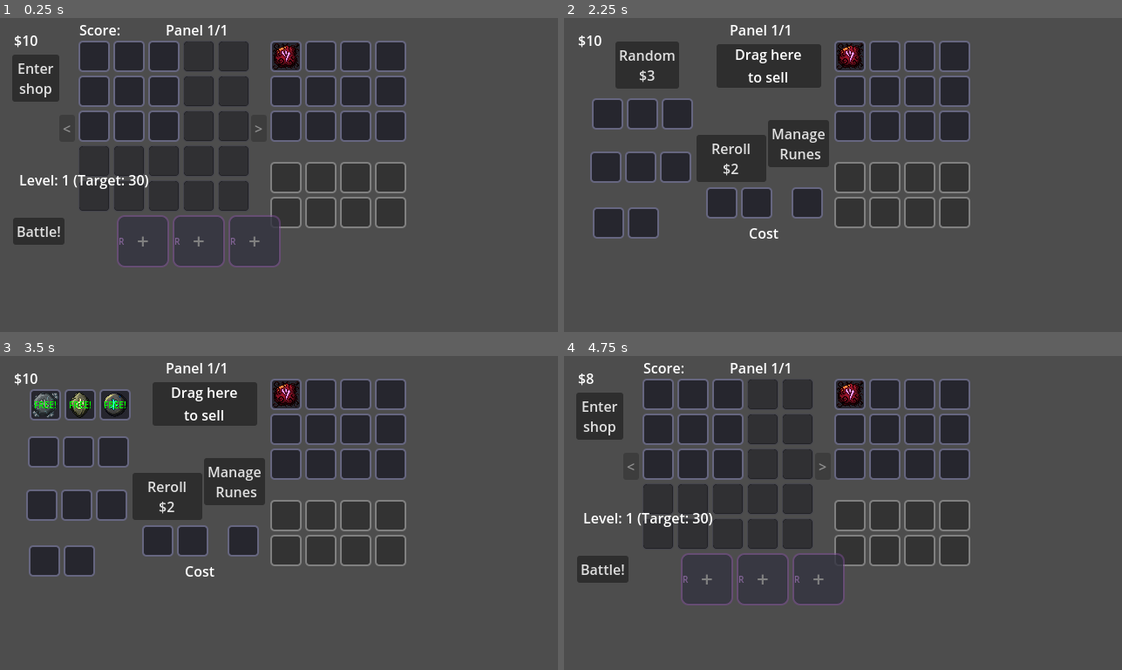
Above: before the commit, frames 1-4 (two rows, left to right).
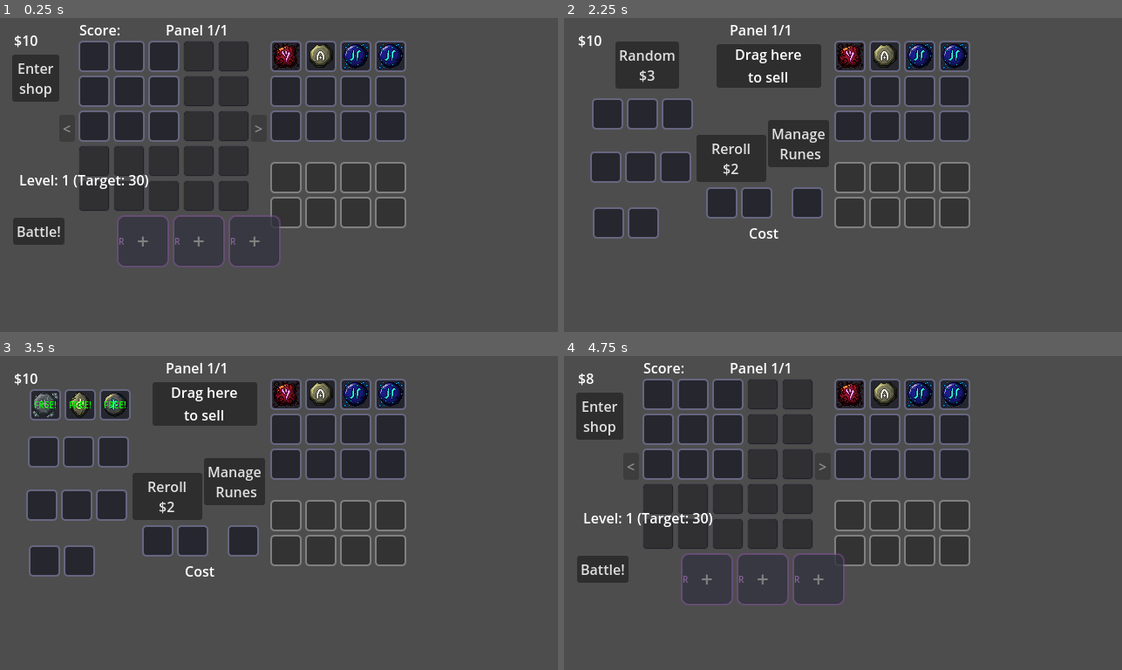
Above: after the commit, the same moments.

Repository: RenatoAAB/Runes
Game: Godot game, scene res://scenes/main.tscn
Two runs of this game, one before a commit and one after it. Both use one fixed random seed, a clock stepped at 60 frames per second and the inputs below.
Inputs:
- Up to frame 1 (0.25 s): no input
- Up to frame 2 (2.25 s): click "Enter shop" at 0.5 s; click "Manage Runes" at 1.25 s; click "Enter shop" at 2 s
- Up to frame 3 (3.5 s): click "Random $3" at 2.75 s
- Up to frame 4 (4.75 s): click "Reroll $2" at 3.5 s; click "Manage Runes" at 4.25 s

The runs differ from the first frame. In frame 1, 0.8% of the frame differs, in the area x 55-73%, y 8-17%; in frame 2, 0.8%; in frame 3, 0.8%; in frame 4, 0.8%.

Commit message:
sistema de detecção e punição de loops infinitos

Diff:
--- a/scenes/main.tscn
+++ b/scenes/main.tscn
@@ -7,7 +7,9 @@
 [ext_resource type="Script" uid="uid://s48ipf5uo7mv" path="res://scripts/data/rune_data.gd" id="5_muem4"]
 [ext_resource type="PackedScene" uid="uid://dh2haf4uh6kig" path="res://scenes/Slot.tscn" id="5_ya4ey"]
 [ext_resource type="Script" uid="uid://fdnstpi6guoh" path="res://scripts/ui/grid_highlighter.gd" id="6_eb6dy"]
+[ext_resource type="Resource" uid="uid://b6folj8yfdd3e" path="res://resources/runes/common/rune_air.tres" id="7_a8y0u"]
 [ext_resource type="Script" uid="uid://c212fo845qvri" path="res://scripts/ui/tooltip_manager.gd" id="7_trceg"]
+[ext_resource type="Resource" uid="uid://bpgga3tetlmun" path="res://resources/runes/common/rune_water.tres" id="8_jkv2x"]
 [ext_resource type="Script" uid="uid://2lm3cymbdyl3" path="res://scripts/ui/shop_ui.gd" id="11_shop"]
 [ext_resource type="Script" uid="uid://1napf1qi4oou" path="res://scripts/ui/sell_area.gd" id="12_sell"]
 [ext_resource type="Resource" uid="uid://b68ko7mf7bcei" path="res://resources/runes/uncommon/rune_obsidian.tres" id="16_og1vs"]
@@ -40,7 +42,7 @@
 script = ExtResource("1_o6xl0")
 inventory_manager = NodePath("../InventoryManager")
 base_target_score = 30
-initial_runes = Array[ExtResource("5_muem4")]([ExtResource("16_og1vs")])
+initial_runes = Array[ExtResource("5_muem4")]([ExtResource("16_og1vs"), ExtResource("7_a8y0u"), ExtResource("8_jkv2x"), ExtResource("8_jkv2x")])
 rune_drop_rates = ExtResource("18_pm3ni")
 
 [node name="InventoryManager" type="Node" parent="Managers"]
--- a/scripts/autoloads/event_bus.gd
+++ b/scripts/autoloads/event_bus.gd
@@ -48,6 +48,9 @@
 
 ## Emitted at round end (before cleanup)
 signal round_ending()
+
+## Emitted when an infinite loop is detected and broken
+signal infinite_loop_detected(event: InfiniteLoopEvent)
 
 # =============================================================================
 # STATE - Current battle/round tracking
@@ -154,6 +157,8 @@
 		_handle_planning_action(event as PlanningEvent)
 	elif event is EconomyEvent:
 		_handle_economy_transaction(event as EconomyEvent)
+	elif event is InfiniteLoopEvent:
+		_handle_infinite_loop(event as InfiniteLoopEvent)
 
 
 ## Convenience: emit a slot read event
@@ -228,6 +233,14 @@
 	current_money = event.balance_after
 
 	economy_transaction.emit(event)
+
+	# Debug output
+	if OS.is_debug_build():
+		print(event.get_summary())
+
+
+func _handle_infinite_loop(event: InfiniteLoopEvent) -> void:
+	infinite_loop_detected.emit(event)
 
 	# Debug output
 	if OS.is_debug_build():
--- /dev/null
+++ b/scripts/core/events/infinite_loop_event.gd
@@ -0,0 +1,44 @@
+class_name InfiniteLoopEvent
+extends GameEvent
+
+## Event emitted when an infinite loop is detected and resolved.
+## Contains information about the loop cycle and the runes that were destroyed.
+
+## Size of the detected cycle (e.g., 3 for A→B→C→A→B→C...)
+var loop_cycle_length: int = 0
+
+## Number of repetitions that were detected before breaking the loop
+var loop_repetitions_detected: int = 0
+
+## Runes that were destroyed to break the loop
+## Each entry is {rune_id: StringName, slot_position: Vector2i}
+var runes_destroyed: Array[Dictionary] = []
+
+## Runes that were disabled (if indestructible) instead of destroyed
+## Each entry is {rune_id: StringName, slot_position: Vector2i}
+var runes_disabled: Array[Dictionary] = []
+
+## Total number of infinite loops detected this round (cumulative)
+var total_loops_this_round: int = 0
+
+
+func get_event_type() -> StringName:
+	return &"InfiniteLoopEvent"
+
+
+func to_dict() -> Dictionary:
+	var base := super.to_dict()
+	base["loop_cycle_length"] = loop_cycle_length
+	base["loop_repetitions_detected"] = loop_repetitions_detected
+	base["runes_destroyed"] = runes_destroyed.duplicate()
+	base["runes_disabled"] = runes_disabled.duplicate()
+	base["total_loops_this_round"] = total_loops_this_round
+	return base
+
+
+func get_summary() -> String:
+	var destroyed_count := runes_destroyed.size()
+	var disabled_count := runes_disabled.size()
+	return "[InfiniteLoopEvent] Cycle of %d runes repeated %dx. Destroyed: %d, Disabled: %d. Total loops: %d" % [
+		loop_cycle_length, loop_repetitions_detected, destroyed_count, disabled_count, total_loops_this_round
+	]
--- a/scripts/logic/battle_context.gd
+++ b/scripts/logic/battle_context.gd
@@ -211,6 +211,16 @@
 func record_reader_jump(target_index: int) -> void:
 	if target_index in visited_slots:
 		infinite_loops_detected += 1
+
+
+## Record an infinite loop detected by the InfiniteLoopDetector.
+## Called by Reader when a cyclic pattern is confirmed and broken.
+func record_infinite_loop(loop_data: Dictionary) -> void:
+	infinite_loops_detected += 1
+	var cycle_length: int = loop_data.get("cycle_length", 0)
+	print("[BattleContext] Infinite loop #%d recorded: %d runes in cycle" % [
+		infinite_loops_detected, cycle_length
+	])
 
 
 ## Analyze planning events to compute how many runes were moved.
--- /dev/null
+++ b/scripts/logic/infinite_loop_detector.gd
@@ -0,0 +1,155 @@
+class_name InfiniteLoopDetector
+extends RefCounted
+
+## Detects cyclic activation patterns in the reader sequence.
+## Uses pattern matching to identify when the same sequence of runes is being
+## activated repeatedly, indicating an infinite loop.
+
+## Única constante de design: quantas repetições do ciclo confirmam um loop real.
+## Valores menores = detecção mais rápida, mas risco de falso positivo.
+## Valores maiores = mais seguro, mas o loop roda mais tempo antes de ser interrompido.
+## 10 garante confiança alta: um ciclo A→B→C precisa repetir 10 vezes (30 ativações).
+const MIN_REPETITIONS: int = 10
+
+## Derivados do grid — calculados em _init():
+## O maior ciclo possível é o painel inteiro (5×5 = 25 runas).
+## O buffer precisa caber MIN_REPETITIONS ciclos completos para detecção.
+var max_cycle_length: int = 25
+var buffer_size: int = 250
+
+## Buffer circular de ativações: [{rune_id, slot_position, remaining_activations}]
+var activation_buffer: Array[Dictionary] = []
+
+## Loops detectados durante esta sessão
+var detected_loops: Array[Dictionary] = []
+
+
+func _init() -> void:
+	# GridManager.GRID_SIZE is 5, so max_cycle_length = 25
+	max_cycle_length = 5 * 5  # Hardcoded to avoid dependency on GridManager class
+	buffer_size = max_cycle_length * MIN_REPETITIONS  # 250
+
+
+## Records an activation in the buffer.
+## Call this after each rune activation in the reader.
+func record_activation(rune_id: StringName, slot_position: Vector2i, remaining_activations: int) -> void:
+	var entry := {
+		"rune_id": rune_id,
+		"slot_position": slot_position,
+		"remaining_activations": remaining_activations
+	}
+	activation_buffer.append(entry)
+
+	# Trim buffer if it exceeds max size
+	if activation_buffer.size() > buffer_size:
+		activation_buffer.pop_front()
+
+	print("[InfiniteLoopDetector] Recorded: %s at %s (remaining: %d)" % [
+		rune_id, str(slot_position), remaining_activations
+	])
+
+
+## Checks for a cyclic pattern in the activation buffer.
+## Returns {} if no loop detected, or a Dictionary with loop data:
+## {cycle_runes: Array[StringName], cycle_slots: Array[Vector2i], cycle_length: int, repetitions: int}
+func check_for_loop() -> Dictionary:
+	var buf_size := activation_buffer.size()
+
+	# Need at least MIN_REPETITIONS * 2 activations for the smallest cycle (length 2)
+	if buf_size < MIN_REPETITIONS * 2:
+		return {}
+
+	print("[InfiniteLoopDetector] Checking for loops... buffer_size=%d" % buf_size)
+
+	# Test each possible cycle length from smallest (2) to largest
+	for k in range(2, max_cycle_length + 1):
+		var required_size := k * MIN_REPETITIONS
+		if buf_size < required_size:
+			continue
+
+		var loop_data := _check_cycle_length(k, required_size)
+		if not loop_data.is_empty():
+			return loop_data
+
+	return {}
+
+
+## Helper: Check if the last (k * MIN_REPETITIONS) entries form a repeating cycle of length k.
+func _check_cycle_length(k: int, required_size: int) -> Dictionary:
+	var buf_size := activation_buffer.size()
+	var start_idx := buf_size - required_size
+
+	# Extract the base pattern (first k entries in the window)
+	var base_pattern: Array[StringName] = []
+	for i in range(k):
+		base_pattern.append(activation_buffer[start_idx + i]["rune_id"])
+
+	print("[InfiniteLoopDetector] Testing cycle_length=%d... pattern=%s" % [k, str(base_pattern)])
+
+	# Check if this pattern repeats MIN_REPETITIONS times
+	for rep in range(1, MIN_REPETITIONS):
+		var rep_start := start_idx + rep * k
+		for i in range(k):
+			var entry := activation_buffer[rep_start + i]
+			if entry["rune_id"] != base_pattern[i]:
+				# Pattern doesn't match at this repetition
+				return {}
+
+	print("[InfiniteLoopDetector] Pattern repeated %d/%d times. Checking activation stability..." % [
+		MIN_REPETITIONS, MIN_REPETITIONS
+	])
+
+	# Verify that remaining_activations are stable (not decreasing = true infinite loop)
+	# Compare the first and last repetition
+	var is_stable := _check_activation_stability(start_idx, k)
+	if not is_stable:
+		print("[InfiniteLoopDetector] Activations are decreasing, loop will converge naturally")
+		return {}
+
+	# Loop confirmed! Extract cycle data
+	var cycle_runes: Array[StringName] = []
+	var cycle_slots: Array[Vector2i] = []
+	for i in range(k):
+		var entry := activation_buffer[start_idx + i]
+		cycle_runes.append(entry["rune_id"])
+		cycle_slots.append(entry["slot_position"])
+
+	var loop_data := {
+		"cycle_runes": cycle_runes,
+		"cycle_slots": cycle_slots,
+		"cycle_length": k,
+		"repetitions": MIN_REPETITIONS
+	}
+
+	detected_loops.append(loop_data)
+
+	print("[InfiniteLoopDetector] LOOP DETECTED: cycle_length=%d, runes=%s" % [k, str(cycle_runes)])
+
+	return loop_data
+
+
+## Helper: Check if activations are stable across repetitions.
+## Returns true if remaining_activations are NOT decreasing (true infinite loop).
+func _check_activation_stability(start_idx: int, k: int) -> bool:
+	# Compare remaining_activations between first and last repetition
+	for i in range(k):
+		var first_entry := activation_buffer[start_idx + i]
+		var last_entry := activation_buffer[start_idx + (MIN_REPETITIONS - 1) * k + i]
+
+		# If activations are decreasing, the loop will eventually end naturally
+		if last_entry["remaining_activations"] < first_entry["remaining_activations"]:
+			return false
+
+	return true
+
+
+## Returns the total number of loops detected during this session.
+func get_total_loops_detected() -> int:
+	return detected_loops.size()
+
+
+## Clears the buffer and detected loops. Call when starting a new battle.
+func reset() -> void:
+	activation_buffer.clear()
+	detected_loops.clear()
+	print("[InfiniteLoopDetector] Reset")
--- a/scripts/logic/reader.gd
+++ b/scripts/logic/reader.gd
@@ -6,6 +6,7 @@
 ## Emits events through EventBus for unified processing and recording.
 
 const _RelicActivatedEvent = preload("res://scripts/core/events/relic_activated_event.gd")
+const _InfiniteLoopEvent = preload("res://scripts/core/events/infinite_loop_event.gd")
 
 signal step_started(coord: Vector2i)
 signal step_completed(coord: Vector2i)
@@ -31,6 +32,9 @@
 ## Reference to EventBus autoload (set in _ready or via export)
 var event_bus: Node = null
 
+## Infinite loop detector instance
+var loop_detector: InfiniteLoopDetector = null
+
 func _ready() -> void:
 	# Try to get EventBus autoload
 	if has_node("/root/EventBus"):
@@ -51,6 +55,10 @@
 	battle_context.reader_jump_request.connect(_on_reader_jump_request)
 	# Share EventBus reference with context for destroy/create notifications
 	battle_context.event_bus = event_bus
+
+	# Initialize infinite loop detector
+	loop_detector = InfiniteLoopDetector.new()
+	print("[Reader] InfiniteLoopDetector initialized")
 	# Analyze planning phase movements for relic stats
 	if event_bus:
 		var planning_events = event_bus.get("current_planning_events")
@@ -228,6 +236,15 @@
 			if event_bus and event_bus.has_method("notify_rune_activated"):
 				event_bus.notify_rune_activated(slot, rune)
 
+			# Feed the loop detector and check for infinite loops
+			if loop_detector:
+				var remaining: int = rune.get_max_activations() - rune.current_activations
+				var rune_id: StringName = rune.data.id if rune.data.id else StringName(rune.data.rune_name)
+				loop_detector.record_activation(rune_id, coord, remaining)
+				var loop_result := loop_detector.check_for_loop()
+				if not loop_result.is_empty():
+					_handle_infinite_loop(loop_result)
+
 
 func _emit_slot_read_event(coord: Vector2i, slot: GridSlot, rune: RuneInstance, score_before: int, activations_before: int, activations_spent: int) -> void:
 	if not event_bus:
@@ -428,6 +445,68 @@
 		grid_manager.slot_changed.emit(slot.grid_position)
 
 
+## Handles an infinite loop detected by the loop detector.
+## Destroys (or disables) the runes in the cycle and emits an InfiniteLoopEvent.
+func _handle_infinite_loop(loop_data: Dictionary) -> void:
+	var cycle_slots: Array = loop_data.get("cycle_slots", [])
+	var cycle_runes: Array = loop_data.get("cycle_runes", [])
+	var cycle_length: int = loop_data.get("cycle_length", 0)
+	var repetitions: int = loop_data.get("repetitions", 0)
+
+	print("[Reader] HANDLING INFINITE LOOP: destroying %d runes" % cycle_slots.size())
+
+	var runes_destroyed: Array[Dictionary] = []
+	var runes_disabled: Array[Dictionary] = []
+
+	# Use a set to avoid processing duplicate slots
+	var processed_slots: Dictionary = {}
+
+	for i in range(cycle_slots.size()):
+		var slot_pos: Vector2i = cycle_slots[i]
+		var rune_id: StringName = cycle_runes[i]
+
+		# Skip if already processed (same slot can appear multiple times in cycle)
+		if processed_slots.has(slot_pos):
+			continue
+		processed_slots[slot_pos] = true
+
+		var slot: GridSlot = grid_manager.get_slot(slot_pos) if grid_manager else null
+		if not slot or slot.is_empty():
+			continue
+
+		var rune: RuneInstance = slot.rune
+		var entry := {"rune_id": rune_id, "slot_position": slot_pos}
+
+		# Check if rune is indestructible
+		if rune.data.is_indestructible:
+			# Disable instead of destroy
+			rune.is_disabled = true
+			runes_disabled.append(entry)
+			print("[Reader] Disabled indestructible rune %s at %s" % [rune_id, str(slot_pos)])
+		else:
+			# Destroy the rune
+			print("[Reader] Destroying rune %s at %s" % [rune_id, str(slot_pos)])
+			_destroy_rune(slot, rune)
+			runes_destroyed.append(entry)
+
+	# Update battle context
+	if battle_context:
+		battle_context.record_infinite_loop(loop_data)
+
+	# Emit InfiniteLoopEvent
+	if event_bus and event_bus.has_method("emit"):
+		var loop_event = _InfiniteLoopEvent.new()
+		loop_event.phase = GameEnums.GamePhase.BATTLE
+		loop_event.loop_cycle_length = cycle_length
+		loop_event.loop_repetitions_detected = repetitions
+		loop_event.runes_destroyed = runes_destroyed
+		loop_event.runes_disabled = runes_disabled
+		loop_event.total_loops_this_round = battle_context.infinite_loops_detected if battle_context else 1
+		event_bus.emit(loop_event)
+
+	print("[Reader] Infinite loop resolved. Continuing from index %d" % (current_index + 1))
+
+
 func _execute_round_start_slot_effects() -> void:
 	if not grid_manager or not battle_context:
 		return
Not shown: 1 places in scenes/main.tscn that only renumber resources
Not shown, added: scripts/core/events/infinite_loop_event.gd.uid
Not shown, added: scripts/logic/infinite_loop_detector.gd.uid
